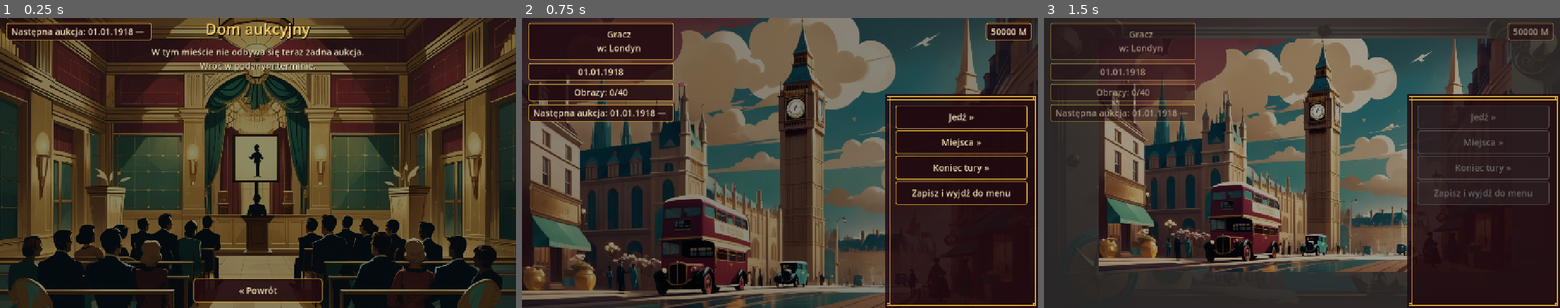
Above: before the commit, frames 1-3 (left to right).
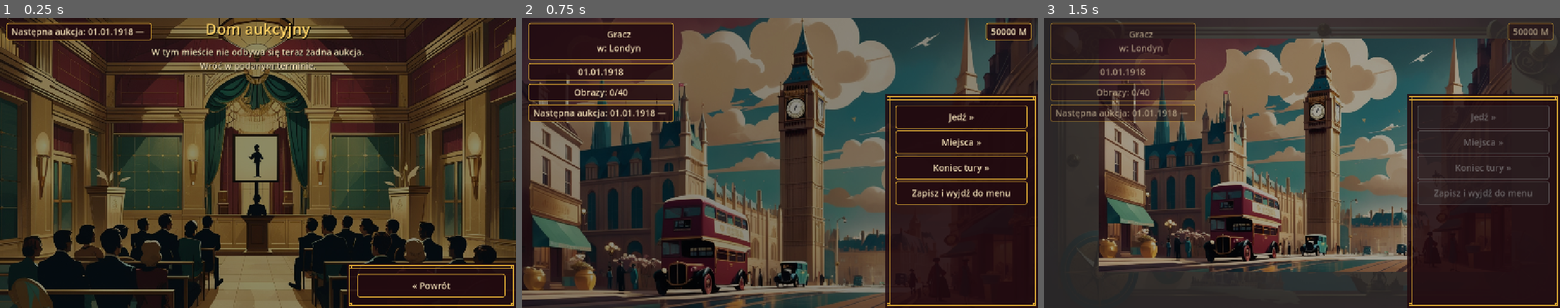
Above: after the commit, the same moments.

Repository: cinekm20/the-forger-retro-tycoon
Game: Godot game, scene res://scenes/auction_house/AuctionHouse.tscn
Same seed, same stepped clock (60 frames per second), same inputs: the game is played once before the commit and once after it. This scene is started directly instead of the project's main scene.
Inputs:
- Up to frame 1 (0.25 s): no input
- Up to frame 2 (0.75 s): click "« Powrót" at 0.5 s
- Up to frame 3 (1.5 s): click "Jedź »" at 1.25 s

The runs differ from the first frame. In frame 1, 4.7% of the frame differs, in the area x 37-100%, y 84-100%; in frame 2, nothing differs; in frame 3, nothing differs.

Commit message:
AuctionHouse: przycisk powrotu w ramce Art Deco (jak TravelMap), + Galeria po wygranej
Zgłoszenie użytkownika ze zrzutem ekranu TravelMap.gd: "da jak tu, bez
tekstu u góry, żeby to było jakby menu" — przycisk "Powrót" (i nowy
"Galeria »" po wygranej aukcji) dostają teraz TĘ SAMĄ ozdobną ramkę Art
Deco (ScreenHelpers.make_root_bottom) co boczny panel na TravelMap/Hub,
zamiast gołego przycisku bez oprawy.

Skrzynka budowana DOPIERO gdy naprawdę ma się pokazać (w _ready() dla
"brak aukcji dziś", w _resolve_auction() po rozstrzygnięciu), NIE z góry
z ukrytymi przyciskami — make_root_bottom zawsze rysuje samą ramkę
niezależnie od widoczności przycisków w środku, co podczas trwającej
licytacji wisiałoby jako pusta złota skrzynka dokładnie tam, gdzie w tym
momencie są jeszcze widoczne ramki graczy.

"Galeria »" pokazuje się tylko, gdy obraz naprawdę trafił do kolekcji
gracza (nie fałszywka, nie rywal AI, nie brak licytujących).

Co-Authored-By: Claude Sonnet 5 <noreply@anthropic.com>
Claude-Session: https://claude.ai/code/session_01WjdcGYSPdySvPA6GKCaWaN

Diff:
--- a/game/scenes/auction_house/AuctionHouse.gd
+++ b/game/scenes/auction_house/AuctionHouse.gd
@@ -119,7 +119,7 @@
 		root.alignment = BoxContainer.ALIGNMENT_BEGIN
 		ScreenHelpers.make_label(root, tr("W tym mieście nie odbywa się teraz żadna aukcja.\nWróć w podanym terminie."))
 		schedule_label.text = Auctions.get_schedule_string()
-		_build_bottom_back_button()
+		_build_bottom_menu_box(false)
 		return
 
 	present_players = Auctions.get_present_players()
@@ -144,24 +144,26 @@
 	schedule_label = ScreenHelpers.make_info_box(corner, "")
 
 
-## Przycisk powrotu we WŁASNYM, niezależnie zakotwiczonym pasku u samego
-## dołu ekranu — NIE ostatnie dziecko `root` (jak wcześniej). Zgłoszone
-## przez użytkownika: mimo kilku wcześniejszych poprawek przycisk i tak
-## potrafił wypaść poza widoczny ekran, gdy treść nad nim (obraz, skrzynka
-## oferty, status) była wyższa niż się spodziewano — np. bardzo długa nazwa
-## rywala AI (GENERIC_RIVAL_POOL w AIPlayers.gd) rozpychająca bid_row. Zamiast
-## dalej gonić dokładną wysokość reszty treści, przycisk dostaje ten sam
-## trik co boczne ramki graczy (_make_side_column) — stały pasek zakotwiczony
-## bezpośrednio do dołu ekranu, całkiem niezależny od tego, ile miejsca
-## zajmie wszystko inne w `root`.
-func _build_bottom_back_button() -> void:
-	var bar := CenterContainer.new()
-	bar.set_anchors_preset(Control.PRESET_BOTTOM_WIDE)
-	bar.offset_top = -74.0
-	bar.offset_bottom = -12.0
-	bar.mouse_filter = Control.MOUSE_FILTER_IGNORE
-	add_child(bar)
-	back_btn = ScreenHelpers.make_back_button(bar)
+## Skrzynka z przyciskiem(-ami) powrotu, w TYM SAMYM stylu co boczny panel
+## na TravelMap.gd/Hub.gd (ScreenHelpers.make_root_bottom, ozdobna ramka Art
+## Deco, bez żadnego tytułu/opisu — zgłoszone przez użytkownika: "jak tu, bez
+## tekstu u góry, żeby to było jakby menu", z odniesieniem do zrzutu ekranu
+## TravelMap). Budowana DOPIERO gdy naprawdę ma się pokazać (wywołania: raz w
+## _ready() dla "brak aukcji dziś", raz w _resolve_auction() po rozstrzygnięciu)
+## — NIE budowana z góry z ukrytymi przyciskami jak poprzednia wersja, bo
+## make_root_bottom zawsze rysuje samą ramkę (MenuFrame._draw(), niezależnie
+## od widoczności przycisków w środku), co podczas trwającej licytacji
+## wisiałoby jako pusta złota skrzynka w prawym dolnym rogu, akurat tam gdzie
+## w tym momencie są jeszcze widoczne ramki graczy (right_frames_column).
+##
+## show_gallery_button: zgłoszone przez użytkownika — po WYGRANEJ aukcji
+## (obraz trafia do kolekcji, nie fałszywka/nie rywal AI/nie brak ofert)
+## dodatkowo pokazuje przycisk "Galeria »", żeby od razu zobaczyć nowy obraz.
+func _build_bottom_menu_box(show_gallery_button: bool) -> void:
+	var box := ScreenHelpers.make_root_bottom(self, true)
+	if show_gallery_button:
+		ScreenHelpers.make_button(box, tr("Galeria »"), func(): SceneRouter.goto_scene(SceneRouter.GALLERY))
+	back_btn = ScreenHelpers.make_back_button(box)
 
 
 ## Buduje UI aktywnej licytacji BEZ ramek graczy (patrz _build_player_frames
@@ -300,17 +302,9 @@
 	bid_label.custom_minimum_size = Vector2(520, 115)
 	bid_row.add_child(bid_label)
 
-	## Zastępuje przyciski Podbij/Rezygnuj (teraz w ramkach graczy) dopiero
-	## po rozstrzygnięciu aukcji — do tego momentu ukryty. Pasek czasu
-	## zbudowany wcześniej, na samej górze tej funkcji.
-	##
-	## Przycisk NIE jest już ostatnim dzieckiem `root` (patrz
-	## _build_bottom_back_button) — zgłoszone przez użytkownika: mimo
-	## poprzednich poprawek "Powrót" i tak potrafił zniknąć poza dolną
-	## krawędzią ekranu, gdy treść nad nim (obraz + skrzynka oferty + status)
-	## była wyższa niż się spodziewano.
-	_build_bottom_back_button()
-	back_btn.visible = false
+	## Skrzynka z przyciskiem powrotu (i ewentualnie "Galeria »") budowana
+	## DOPIERO w _resolve_auction() — patrz komentarz przy
+	## _build_bottom_menu_box, dlaczego nie tutaj z góry.
 
 
 ## Boczna kolumna ramek graczy — TA SAMA szerokość/pozycja co
@@ -598,7 +592,6 @@
 	## visible = false (nie tylko value = 0) — pusty pasek czasu nie
 	## powinien już wisieć na ekranie po rozstrzygnięciu.
 	timer_bar.visible = false
-	back_btn.visible = true
 
 	## Zgłoszone przez użytkownika: po zakończeniu aukcji ramki WSZYSTKICH
 	## graczy mają zniknąć, zostawiając tylko przycisk powrotu — dalsze
@@ -612,14 +605,20 @@
 	## napis (patrz wcześniejsze usunięcie "Zabrakło czasu..." w
 	## _on_time_expired) — wynik rundy i tak widać w bid_label (kto
 	## prowadzi/za ile), więc osobne zdanie podsumowujące jest zbędne.
+	## won_for_collection: TYLKO gdy obraz naprawdę trafił do kolekcji
+	## gracza (nie fałszywka, nie rywal AI, nie brak licytujących) — steruje
+	## przyciskiem "Galeria »" w _build_bottom_menu_box niżej.
+	var won_for_collection := false
 	if current_leader.begins_with("player:"):
 		var winner_index := int(current_leader.substr(7))
 		Players.spend_player_money(winner_index, current_bid)
 		if not Players.player_has_number(winner_index, current_number):
 			Players.catalogue_for_player(winner_index, current_number)
+			won_for_collection = true
 	elif current_leader != "":
 		AIPlayers.award_painting(current_leader, current_number, current_bid)
 	_update_labels()
+	_build_bottom_menu_box(won_for_collection)
 
 	Auctions.resolve_and_reschedule()
 	schedule_label.text = Auctions.get_schedule_string()
